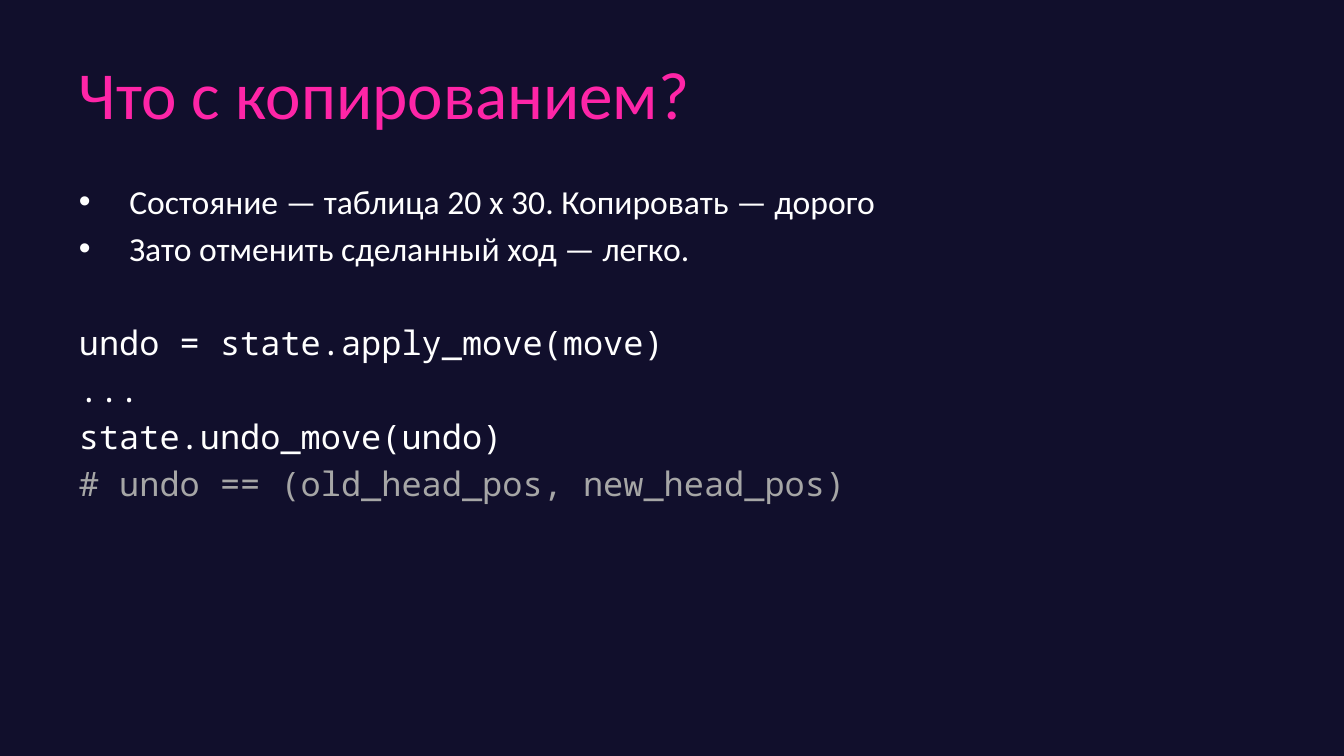
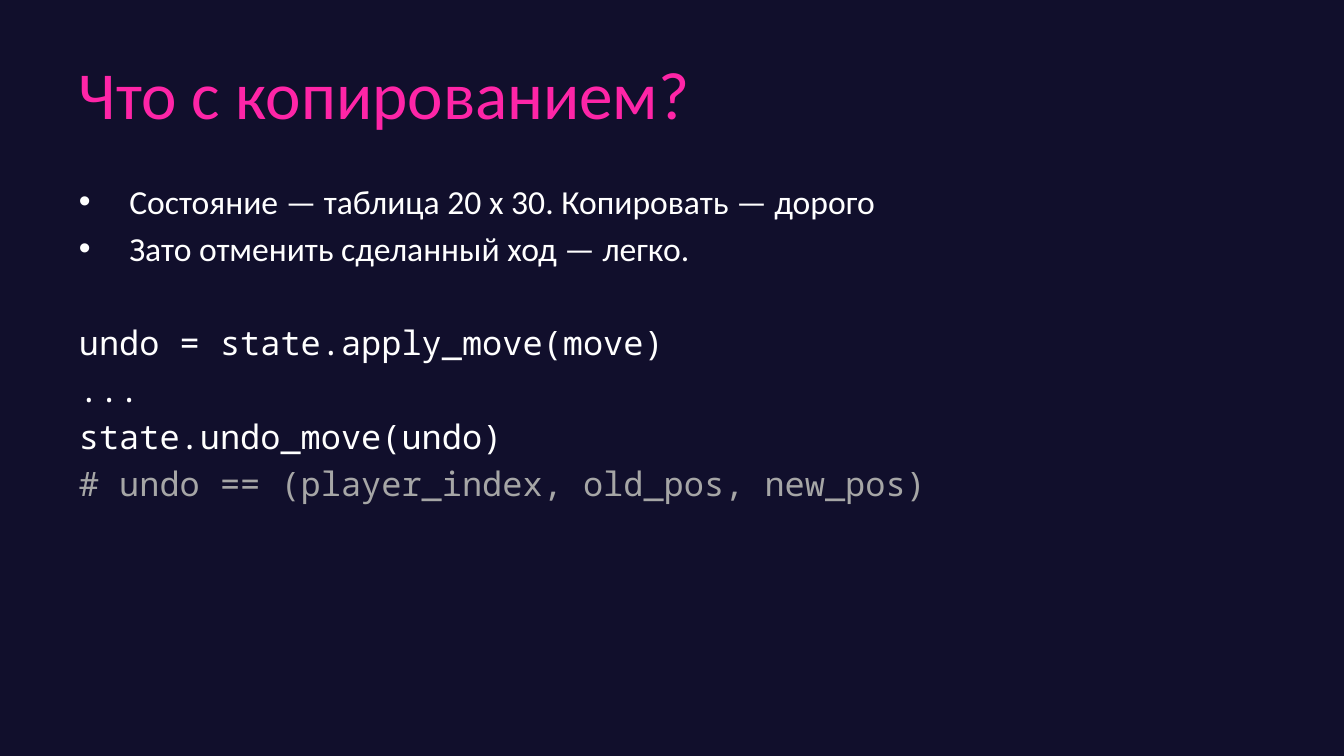
Before and after one commit to game-ai-course/game-ai-school, a slide deck: slide 5 of slides/online_4dx1.5h/day3-final.pptx. Drawn at 1344x756 pixels with LibreOffice and Linux fonts; fonts in the diff are those of the drawing. Boxes give left, top, right and bottom in pixels: in the first picture for what was removed or moved away, otherwise in the second. Text is boxed around its words. In the diff, an @@ line names an element or a change of style, - is before the commit and + after.

```diff
--- a/slides/online_4dx1.5h/day3-final.pptx
+++ b/slides/online_4dx1.5h/day3-final.pptx
@@ text at box(119, 470, 926, 504): text changed @@
-# undo == (old_head_pos, new_head_pos)
+# undo == (player_index, old_pos, new_pos)
```
Also in this commit, not shown: 3 other slides changed, 6 slides added, 1 slide removed.
